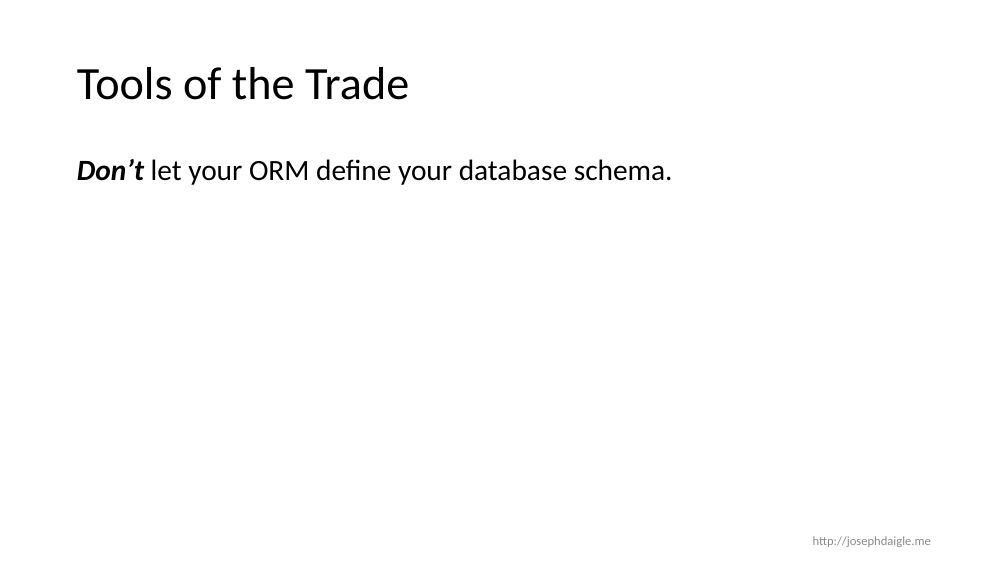
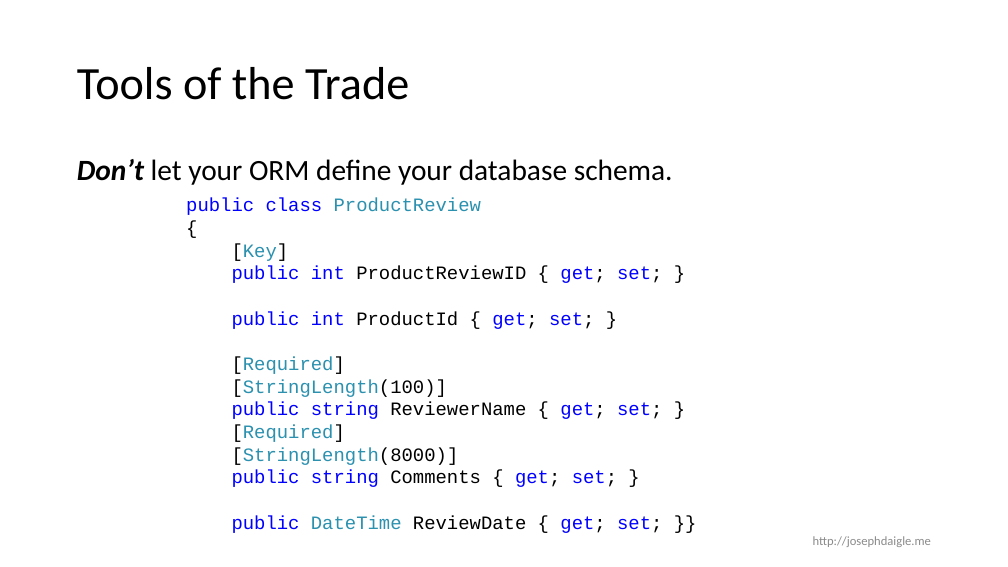
Before and after one commit to jdaigle/talks, a slide deck: slide 26 of DataAccessForPerfJunkies/DataAccessForPerJunkies.pptx (slide 25 before the commit). Drawn at 1008x567 pixels with LibreOffice and Linux fonts; fonts in the diff are those of the drawing. Boxes give left, top, right and bottom in pixels: in the first picture for what was removed or moved away, otherwise in the second. Text is boxed around its words. In the diff, an @@ line names an element or a change of style, - is before the commit and + after.

```diff
--- a/DataAccessForPerfJunkies/DataAccessForPerJunkies.pptx
+++ b/DataAccessForPerfJunkies/DataAccessForPerJunkies.pptx
@@ text added at <box>186,198,662,533</box>, 18 pt, text #000000 @@
+public class ProductReview
+{
+[Key]
+public int ProductReviewID { get; set; }
+public int ProductId { get; set; }
+[Required]
+[StringLength(100)]
+public string ReviewerName { get; set; }
+[Required]
+[StringLength(8000)]
+public string Comments { get; set; }
+public DateTime ReviewDate { get; set; }}
```
Also in this commit, not shown: 14 other slides changed, 1 slide added.
